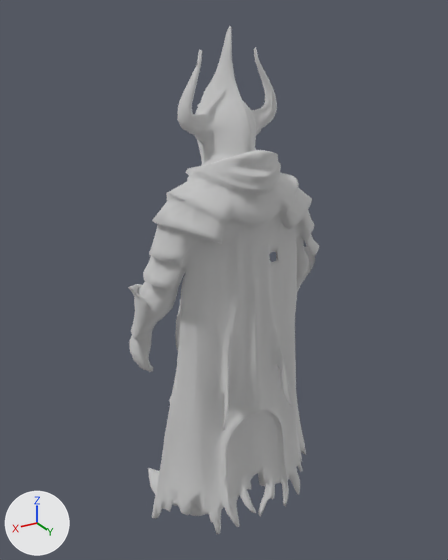
Two versions of the FBX model Knight/Model_f2/GhostKnight.fbx, one commit apart.
Both versions are drawn from a 50 mm lens placed at (0.604, 0.978, 1.024), pointed at (0.005, -0.021, 0.525). Lighting does not change. The marker at lower left points along +X, +Y and +Z.

Names of what the first picture shows: 'Knight'.
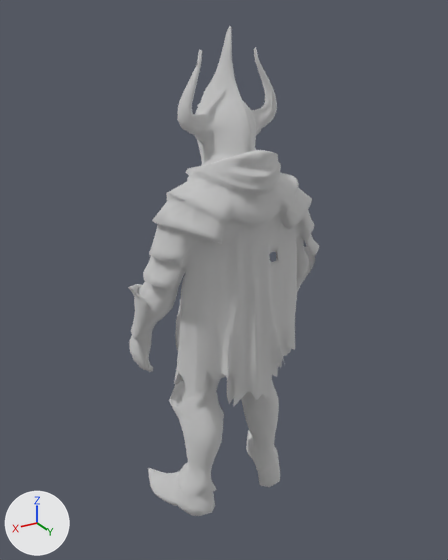
What differs and where, as boxes (x1, y1, x2, y2) in the pictures (448 x 560 px):
'Knight', reshaped: before (128, 25, 319, 534); after (128, 25, 319, 516)
part 1 of me_geometry_0, deleted: before (152, 332, 306, 534)

Patch to the scene script:
```diff
--- a/Knight/Model_f2/GhostKnight.fbx.py
+++ b/Knight/Model_f2/GhostKnight.fbx.py
@@ me_geometry_0 @@
 # used by ob_knight; location = (0.0, 0.0, 0.0)
-me_geometry_0.from_pydata(...)  # 7548 vertices, 15125 faces; spans x -0.222..0.222, y -0.152..0.134, z 0.004..1.005
+me_geometry_0.from_pydata(...)  # 6689 vertices, 13323 faces; spans x -0.222..0.222, y -0.152..0.113, z 0.004..1.005
+# me_geometry_0 part 1: 859 vertices removed from x -0.207..0.208, y -0.001..0.134, z 0.015..0.354
 me_geometry_0.materials.append(mat_material_0_002)
```
